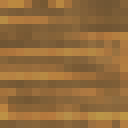
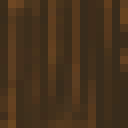
Revision of a layered (128, 128) image; what changed, layer by layer:
removed layer "Слой" (was color dodge, 55%) over [0,0,128,128]
painted on "Фон" over [0,0,128,128]
